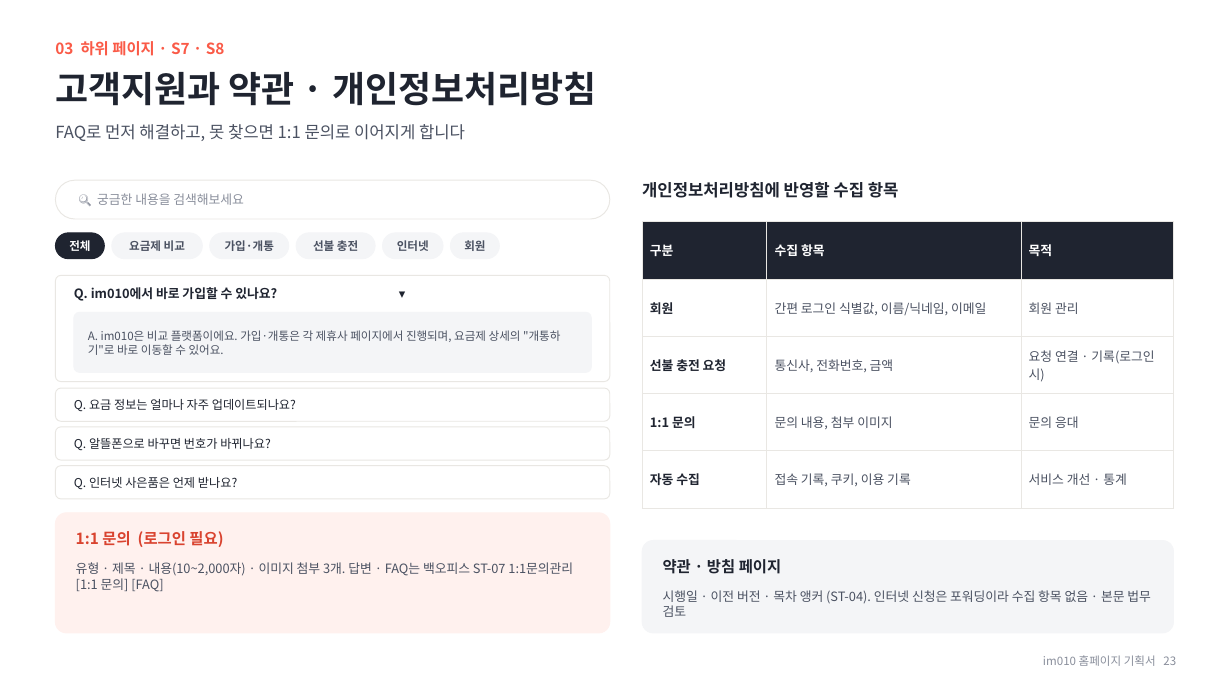
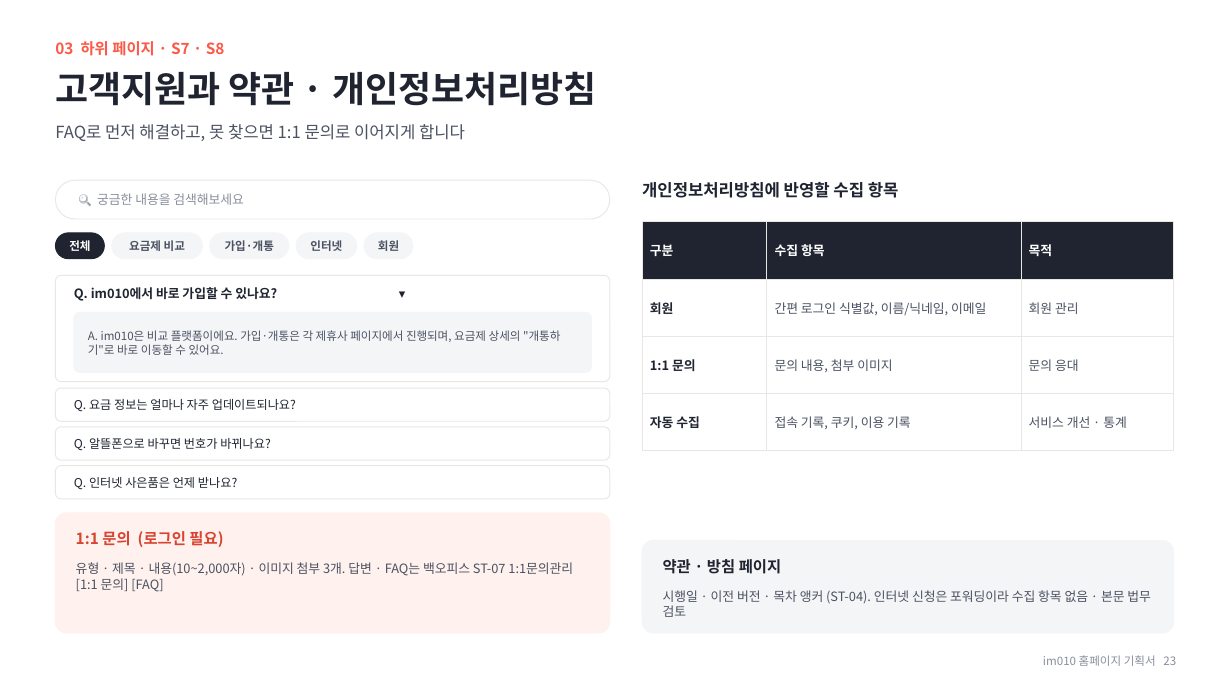
Before and after one commit to chlee-oss/im010, a slide deck: slide 23 of im010_기획서.pptx. Drawn at 1232x693 pixels with LibreOffice and Linux fonts; fonts in the diff are those of the drawing. Boxes give left, top, right and bottom in pixels: in the first picture for what was removed or moved away, otherwise in the second. Text is boxed around its words. In the diff, an @@ line names an element or a change of style, - is before the commit and + after.

```diff
--- a/im010_기획서.pptx
+++ b/im010_기획서.pptx
@@ rounded rectangle "인터넷": place and size @@
-rounded rectangle "인터넷" at box(383, 233, 444, 259)
+rounded rectangle "인터넷" at box(297, 233, 358, 259)
@@ rounded rectangle removed at box(297, 233, 375, 259) @@
-선불 충전
@@ rounded rectangle "회원": place and size @@
-rounded rectangle "회원" at box(451, 233, 500, 259)
+rounded rectangle "회원" at box(364, 233, 413, 259)
@@ table at box(642, 222, 1174, 433) @@
-row 3: 선불 충전 요청 | 통신사, 전화번호, 금액 | 요청 연결 · 기록(로그인 시)
```
Also in this commit, not shown: 14 other slides changed, 1 slide added, 1 slide removed, 3 other files.
